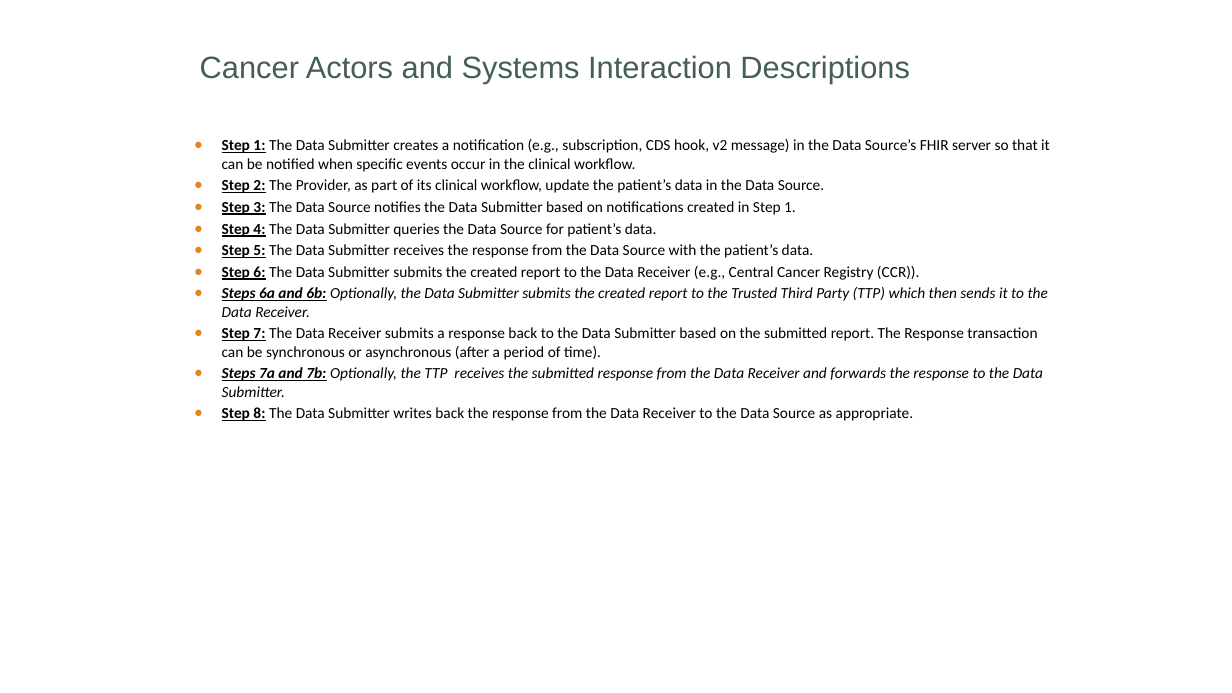
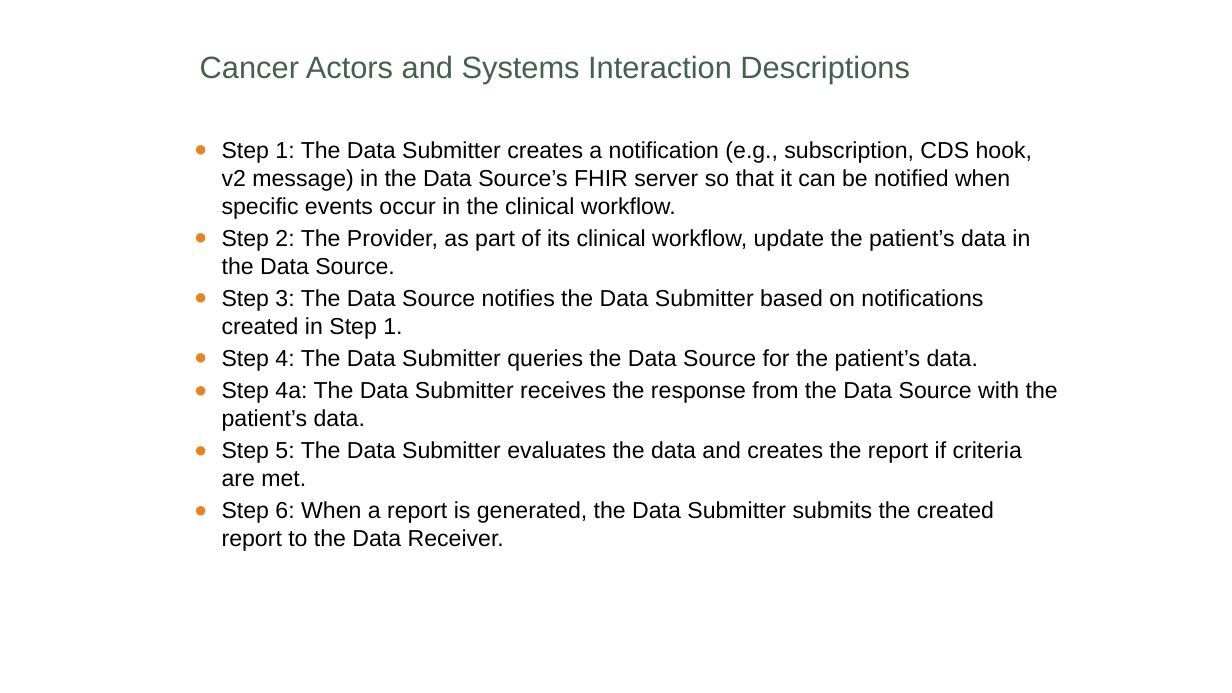
Before and after one commit to HL7/fhir-central-cancer-registry-reporting-ig, a slide deck: slide 2 of input/images-source/ccrr-ig-diagrams.pptx (slide 6 before the commit). Drawn at 1232x693 pixels with LibreOffice and Linux fonts; fonts in the diff are those of the drawing; background and template pictures are left out. Boxes give left, top, right and bottom in pixels: in the first picture for what was removed or moved away, otherwise in the second. Text is boxed around its words. In the diff, an @@ line names an element or a change of style, - is before the commit and + after.

Commit message:
Updated diagrams, patient journey, examples, change log, etc

```diff
--- a/input/images-source/ccrr-ig-diagrams.pptx
+++ b/input/images-source/ccrr-ig-diagrams.pptx
@@ text at (x1=222, y1=141, x2=1032, y2=339): size 12 to 18 pt, font Calibri to Arial in "Step 1: The Data Submitter creates a ...", "Step 2: The Provider, as part of ...", "Step 3: The Data Source notifies the ..."; bold off, underline off in "Step 1:", "Step 2:", "Step 3:"; more space between paragraphs @@
@@ text at (x1=222, y1=349, x2=1058, y2=551): text changed; size 12 to 18 pt; font Calibri to Arial @@
-● Step 4: The Data Submitter queries the Data Source for patient’s data.
-● Step 5: The Data Submitter receives the response from the Data Source with the patient’s data.
-● Step 6: The Data Submitter submits the created report to the Data Receiver (e.g., Central Cancer Registry (CCR)).
-● Steps 6a and 6b: Optionally, the Data Submitter submits the created report to the Trusted Third Party (TTP) which then sends it to the Data Receiver.
-● Step 7: The Data Receiver submits a response back to the Data Submitter based on the submitted report. The Response transaction can be synchronous or asynchronous (after a period of time).
-● Steps 7a and 7b: Optionally, the TTP receives the submitted response from the Data Receiver and forwards the response to the Data Submitter.
-● Step 8: The Data Submitter writes back the response from the Data Receiver to the Data Source as appropriate.
+● Step 4: The Data Submitter queries the Data Source for the patient’s data.
+● Step 4a: The Data Submitter receives the response from the Data Source with the patient’s data.
+● Step 5: The Data Submitter evaluates the data and creates the report if criteria are met.
+● Step 6: When a report is generated, the Data Submitter submits the created report to the Data Receiver.
```
Also in this commit, not shown: 3 other slides changed, 2 slides added, 27 other files.
